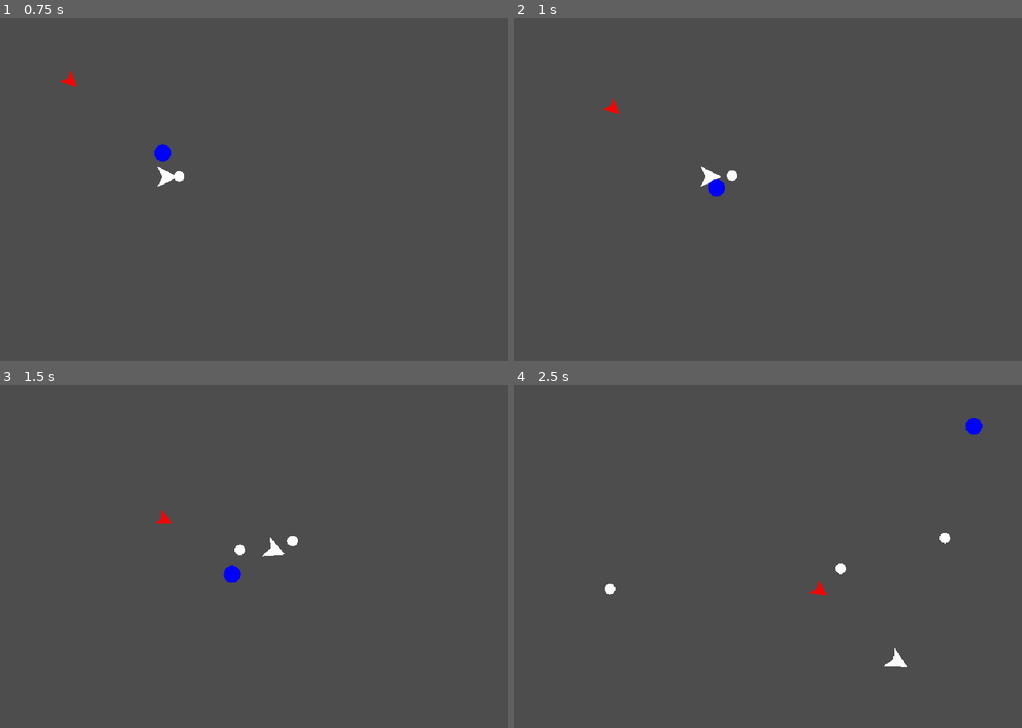
Above: before the commit, frames 1-4 (two rows, left to right).
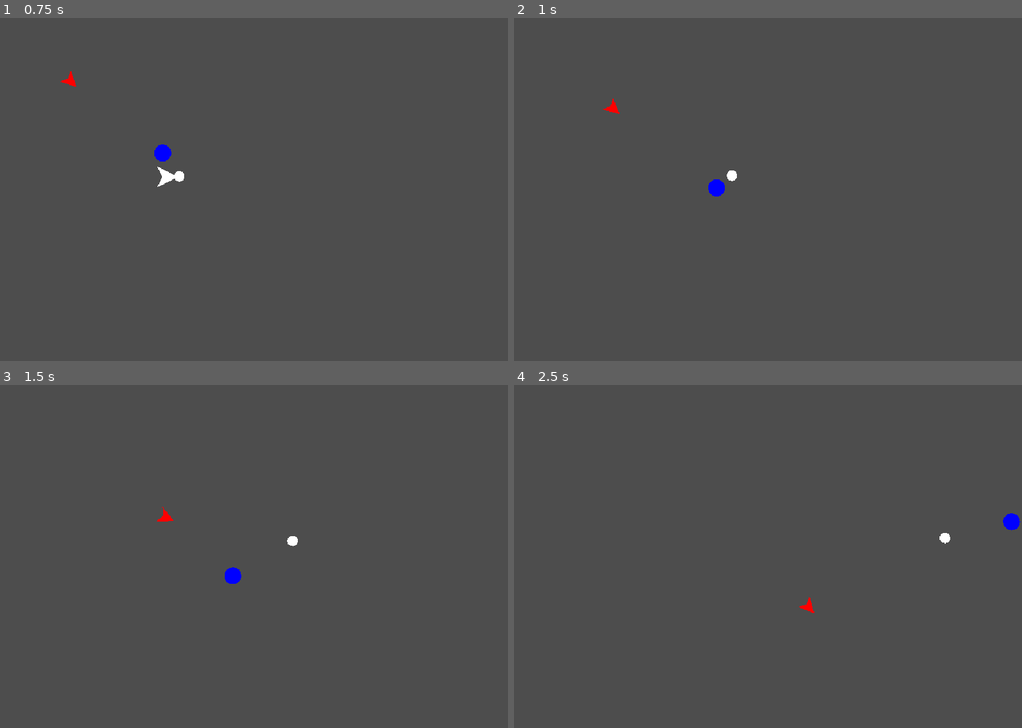
Above: after the commit, the same moments.

Repository: Ikeidjd/triangle_game_godot
Game: Godot game, scene res://scenes/main.tscn
Two runs of this game, one before a commit and one after it. Both use one fixed random seed, a clock stepped at 60 frames per second and the inputs below.
Inputs (mouse positions are in pixels of both pictures, inside the frame that each line leads up to):
- Up to frame 1 (0.75 s): move the mouse to (365, 172) at 0.52 s; hold D (move_right) from 0.53 s (still down); click (365, 172) at 0.6 s
- Up to frame 2 (1 s): keep holding D (move_right)
- Up to frame 3 (1.5 s): move the mouse to (152, 573) at 1.27 s; release D (move_right) at 1.28 s; hold S (move_down) from 1.28 s (still down); click (152, 573) at 1.35 s
- Up to frame 4 (2.5 s): move the mouse to (818, 481) at 2.02 s; release S (move_down) at 2.03 s; hold D (move_right) from 2.03 s (still down); click (818, 481) at 2.1 s

Frame 1 is identical in both runs. In frame 2, 0.1% of the frame differs, in the area x 19-41%, y 24-50%; in frame 3, 0.2%; in frame 4, 0.6%, in the area x 17-100%, y 9-83%.

Commit message:
Added collisions

Diff:
--- a/project.godot
+++ b/project.godot
@@ -48,6 +48,11 @@
 ]
 }
 
+[layer_names]
+
+2d_physics/layer_1="player"
+2d_physics/layer_2="enemy"
+
 [physics]
 
 3d/physics_engine="Jolt Physics"
--- a/scenes/charger.tscn
+++ b/scenes/charger.tscn
@@ -7,7 +7,11 @@
 radius = 16.0
 height = 32.0
 
-[node name="Charger" type="CharacterBody2D" unique_id=1732828590]
+[sub_resource type="CircleShape2D" id="CircleShape2D_7vk58"]
+radius = 16.0
+
+[node name="Charger" type="Area2D" unique_id=1349260764]
+collision_layer = 2
 script = ExtResource("1_pxnrp")
 
 [node name="Ball" type="MeshInstance2D" parent="." unique_id=983058189]
@@ -19,3 +23,6 @@
 acceleration = 2200.0
 deceleration = 800.0
 max_speed = 800.0
+
+[node name="CollisionShape2D" type="CollisionShape2D" parent="." unique_id=600309661]
+shape = SubResource("CircleShape2D_7vk58")
--- a/scenes/chaser.tscn
+++ b/scenes/chaser.tscn
@@ -3,14 +3,19 @@
 [ext_resource type="Script" uid="uid://ualtkll1f5t3" path="res://scripts/smooth_mover.gd" id="1_3tnia"]
 [ext_resource type="Script" uid="uid://bhkxddnd8kvw8" path="res://scripts/chaser.gd" id="1_7i7co"]
 [ext_resource type="PackedScene" uid="uid://dgfxn7e2suq50" path="res://scenes/pseudo_triangle.tscn" id="2_abhlf"]
+[ext_resource type="PackedScene" uid="uid://b0n3biq5odhxl" path="res://scenes/pseudo_triangle_collider.tscn" id="3_cyd77"]
 
-[node name="Chaser" type="CharacterBody2D" unique_id=385164895]
+[node name="Chaser" type="Area2D" unique_id=415235645]
+collision_layer = 2
 script = ExtResource("1_7i7co")
 
 [node name="PseudoTriangle" parent="." unique_id=1975301191 instance=ExtResource("2_abhlf")]
 color = Color(1, 0, 0, 1)
 width = 30.0
 height = 30.0
+
+[node name="PseudoTriangleCollider" parent="." unique_id=1877337116 node_paths=PackedStringArray("pseudo_triangle") instance=ExtResource("3_cyd77")]
+pseudo_triangle = NodePath("../PseudoTriangle")
 
 [node name="SmoothMover" type="Node" parent="." unique_id=937413221]
 unique_name_in_owner = true
--- a/scenes/player.tscn
+++ b/scenes/player.tscn
@@ -4,14 +4,20 @@
 [ext_resource type="Script" uid="uid://db3acrekmvmnn" path="res://scripts/player.gd" id="1_g2els"]
 [ext_resource type="PackedScene" uid="uid://ckjlt02l36noe" path="res://scenes/bullet.tscn" id="2_dqkch"]
 [ext_resource type="PackedScene" uid="uid://cjaym8nkt3qco" path="res://scenes/smooth_mover.tscn" id="3_qhqgy"]
+[ext_resource type="PackedScene" uid="uid://b0n3biq5odhxl" path="res://scenes/pseudo_triangle_collider.tscn" id="5_qlg0r"]
+[ext_resource type="AudioStream" uid="uid://1lwvcjmsoi84" path="res://sounds/explosion.wav" id="6_tuyoq"]
 
-[node name="Player" type="CharacterBody2D" unique_id=1748772158]
+[node name="Player" type="Area2D" unique_id=2140160408]
+collision_mask = 2
 script = ExtResource("1_g2els")
 bullet_scene = ExtResource("2_dqkch")
 bullet_speed = 300.0
 
-[node name="Shape" parent="." unique_id=1975301191 instance=ExtResource("1_3vyb7")]
+[node name="PseudoTriangle" parent="." unique_id=1975301191 instance=ExtResource("1_3vyb7")]
 unique_name_in_owner = true
+
+[node name="PseudoTriangleCollider" parent="." unique_id=1877337116 node_paths=PackedStringArray("pseudo_triangle") instance=ExtResource("5_qlg0r")]
+pseudo_triangle = NodePath("../PseudoTriangle")
 
 [node name="SmoothMover" parent="." unique_id=184683207 instance=ExtResource("3_qhqgy")]
 unique_name_in_owner = true
@@ -23,3 +29,12 @@
 unique_name_in_owner = true
 wait_time = 0.1
 one_shot = true
+
+[node name="IFrames" type="Timer" parent="." unique_id=490246979]
+unique_name_in_owner = true
+wait_time = 2.0
+one_shot = true
+
+[node name="HitSound" type="AudioStreamPlayer" parent="." unique_id=366607851]
+unique_name_in_owner = true
+stream = ExtResource("6_tuyoq")
--- a/scenes/pseudo_triangle.tscn
+++ b/scenes/pseudo_triangle.tscn
@@ -3,6 +3,7 @@
 [ext_resource type="Script" uid="uid://bqw5kb17npy7q" path="res://scripts/pseudo_triangle.gd" id="1_gn40j"]
 
 [node name="PseudoTriangle" type="Polygon2D" unique_id=1975301191]
+polygon = PackedVector2Array(40, 20, 0, 40, 10, 20, 0, 0)
 script = ExtResource("1_gn40j")
 width = 40.0
 height = 40.0
--- /dev/null
+++ b/scenes/pseudo_triangle_collider.gd
@@ -0,0 +1,19 @@
+class_name PseudoTriangleCollider
+extends CollisionPolygon2D
+
+@export var pseudo_triangle: PseudoTriangle
+
+
+func _ready() -> void:
+	# For rotations
+	position = -Vector2(pseudo_triangle.width, pseudo_triangle.height) * 0.5
+
+	set_polygon(PackedVector2Array([
+		Vector2(pseudo_triangle.width, pseudo_triangle.height * 0.5),
+		Vector2(0.0, pseudo_triangle.height),
+		Vector2(pseudo_triangle.width * pseudo_triangle.indent_width_proportion,
+			pseudo_triangle.height * 0.5),
+		Vector2(0.0, 0.0),
+	]))
+
+	print(polygon)
--- /dev/null
+++ b/scenes/pseudo_triangle_collider.tscn
@@ -0,0 +1,7 @@
+[gd_scene format=3 uid="uid://b0n3biq5odhxl"]
+
+[ext_resource type="Script" uid="uid://bmsskcxqpbtnl" path="res://scenes/pseudo_triangle_collider.gd" id="1_dqrlb"]
+
+[node name="PseudoTriangleCollider" type="CollisionPolygon2D" unique_id=1877337116]
+polygon = PackedVector2Array(40, 20, 0, 40, 10, 20, 0, 0)
+script = ExtResource("1_dqrlb")
--- a/scripts/charger.gd
+++ b/scripts/charger.gd
@@ -1,4 +1,5 @@
-extends CharacterBody2D
+class_name Charger
+extends Area2D
 
 enum State {
 	Targeting,
@@ -6,11 +7,13 @@
 	Decelerating,
 }
 
-var state: State = State.Targeting
-var dir: Vector2 = Vector2.ZERO
 @onready var smooth_mover: SmoothMover = %SmoothMover
 
 @export var player: Player
+
+var velocity: Vector2 = Vector2.ZERO
+var state: State = State.Targeting
+var dir: Vector2 = Vector2.ZERO
 
 
 func _physics_process(delta: float) -> void:
@@ -20,15 +23,15 @@
 			state = State.Accelerating
 		State.Accelerating:
 			velocity = smooth_mover.get_new_velocity(delta, velocity, rotation, dir)
-			move_and_slide()
 			rotation = smooth_mover.get_new_rotation(velocity, rotation)
 
 			if abs(velocity.length() - smooth_mover.max_speed) <= 1.0:
 				state = State.Decelerating
 		State.Decelerating:
 			velocity = smooth_mover.get_new_velocity(delta, velocity, rotation, Vector2.ZERO)
-			move_and_slide()
 			rotation = smooth_mover.get_new_rotation(velocity, rotation)
 
 			if velocity == Vector2.ZERO:
 				state = State.Targeting
+
+	position += velocity * delta
--- a/scripts/chaser.gd
+++ b/scripts/chaser.gd
@@ -1,11 +1,14 @@
 class_name Chaser
-extends CharacterBody2D
+extends Area2D
 
 @onready var smooth_mover: SmoothMover = %SmoothMover
 @export var player: Player
 
+var velocity: Vector2 = Vector2.ZERO
+
 
 func _physics_process(delta: float) -> void:
 	velocity = smooth_mover.get_new_velocity(delta, velocity, rotation, player.position - position)
-	move_and_slide()
 	rotation = smooth_mover.get_new_rotation(velocity, rotation)
+
+	position += velocity * delta
--- /dev/null
+++ b/scripts/collision_layer.gd
@@ -0,0 +1,6 @@
+class_name CollisionLayer
+
+enum {
+	Player = 0b1,
+	Enemy = 0b10,
+}
--- a/scripts/player.gd
+++ b/scripts/player.gd
@@ -1,10 +1,15 @@
 class_name Player
-extends CharacterBody2D
+extends Area2D
 
 @onready var smooth_mover: SmoothMover = %SmoothMover
 @onready var bullet_cooldown: Timer = %BulletCooldown
+@onready var iframes: Timer = %IFrames
+@onready var hit_sound: AudioStreamPlayer = %HitSound
+
 @export var bullet_scene: PackedScene
 @export var bullet_speed: float
+
+var velocity: Vector2 = Vector2.ZERO
 
 
 func _physics_process(delta: float) -> void:
@@ -20,8 +25,12 @@
 		dir.x += 1
 
 	velocity = smooth_mover.get_new_velocity(delta, velocity, rotation, dir)
-	move_and_slide()
 	rotation = smooth_mover.get_new_rotation(velocity, rotation)
+
+	position += velocity * delta
+
+	if not iframes.is_stopped():
+		return
 
 	if Input.is_action_just_pressed("shoot") and bullet_cooldown.is_stopped():
 		var bullet: Bullet = bullet_scene.instantiate()
@@ -29,3 +38,39 @@
 		bullet.linear_velocity = (get_global_mouse_position() - position).normalized() * bullet_speed
 		get_tree().root.add_child(bullet)
 		bullet_cooldown.start()
+
+	for area in get_overlapping_areas():
+		if (area.collision_layer & CollisionLayer.Enemy) != 0:
+			iframes.start()
+			hit_sound.play()
+
+			hide()
+
+			# You move faster after getting hit
+			var old_smooth_mover := smooth_mover.duplicate()
+			smooth_mover.acceleration *= 4
+			smooth_mover.max_speed *= 1.5
+
+			var i := 8.0
+			var tween := create_tween()
+
+			while i < 256.0:
+				tween.tween_property(self, "visible", false, iframes.wait_time / i)
+				tween.tween_property(self, "visible", true, iframes.wait_time / i)
+
+				tween.tween_property(self, "visible", false, iframes.wait_time / i)
+				tween.tween_property(self, "visible", true, iframes.wait_time / i)
+
+				i *= 2.0
+
+			tween.tween_callback(func(): smooth_mover = old_smooth_mover)
+
+
+
+
+
+
+
+
+
+# Writing at the bottom of the file is annoying, so I added some space
--- a/scripts/pseudo_triangle.gd
+++ b/scripts/pseudo_triangle.gd
@@ -16,3 +16,5 @@
 		Vector2(width * indent_width_proportion, height * 0.5),
 		Vector2(0.0, 0.0),
 	]))
+
+	print(polygon)
Not shown, added: scenes/pseudo_triangle_collider.gd.uid
Not shown, added: scripts/collision_layer.gd.uid
Not shown, added: sounds/explosion.wav.import
Not shown, added: sounds/explosion.wav
